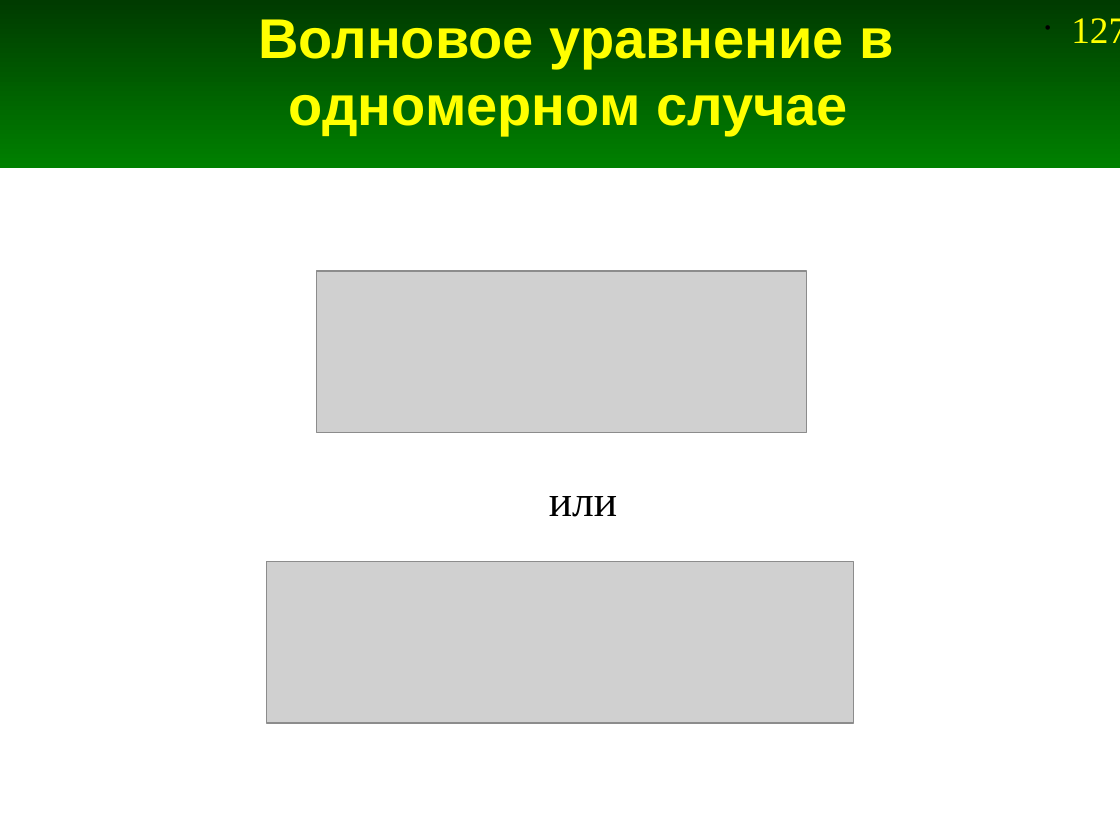
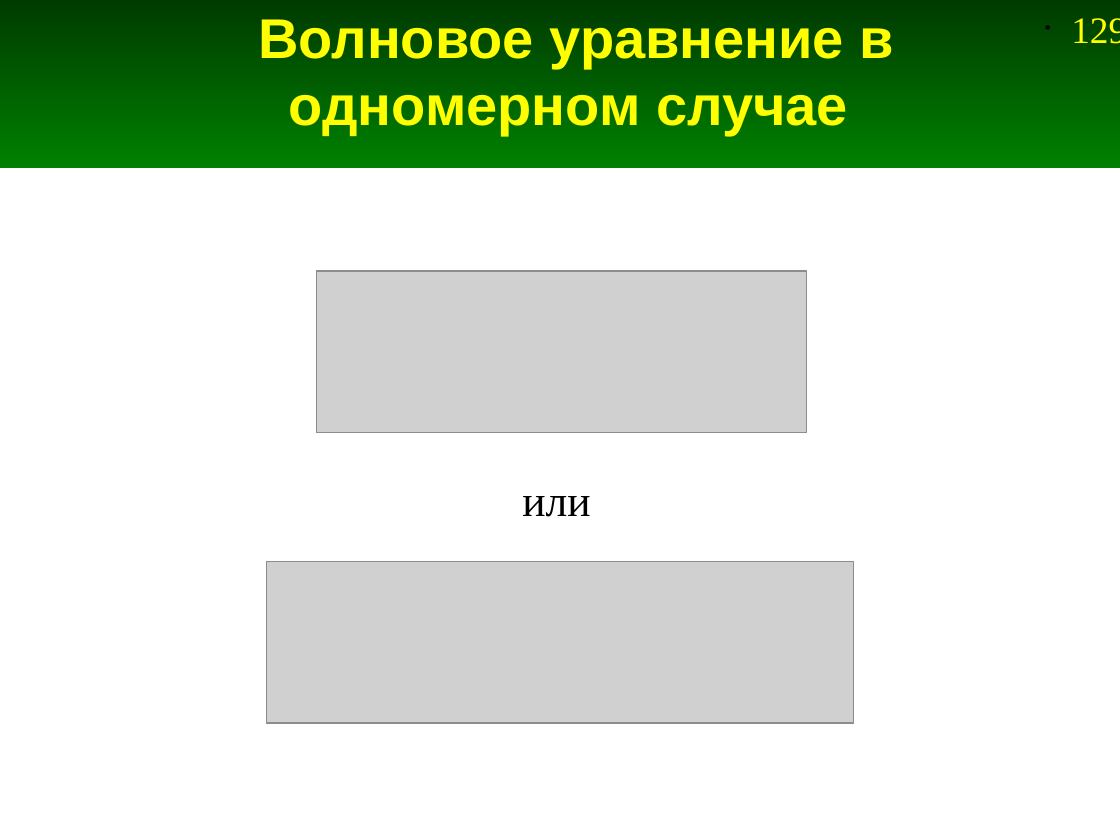
Before and after one commit to andris0147sv/modelling, a slide deck: slide 129 of presentations/2. FDTD.odp (slide 127 before the commit). Drawn at 1120x840 pixels with LibreOffice and Linux fonts; fonts in the diff are those of the drawing; grey boxes stand for pictures. Boxes give left, top, right and bottom in pixels: in the first picture for what was removed or moved away, otherwise in the second. Text is boxed around its words. In the diff, an @@ line names an element or a change of style, - is before the commit and + after.

```diff
--- a/presentations/2. FDTD.odp
+++ b/presentations/2. FDTD.odp
@@ page number at <box>1071,18,1120,44</box>: text changed @@
-• 127
+• 129
@@ text "или": place and size @@
-text "или" at <box>549,496,617,517</box>
+text "или" at <box>522,496,590,517</box>
```
Also in this commit, not shown: 5 other slides changed, 2 slides added, 5 other files.
